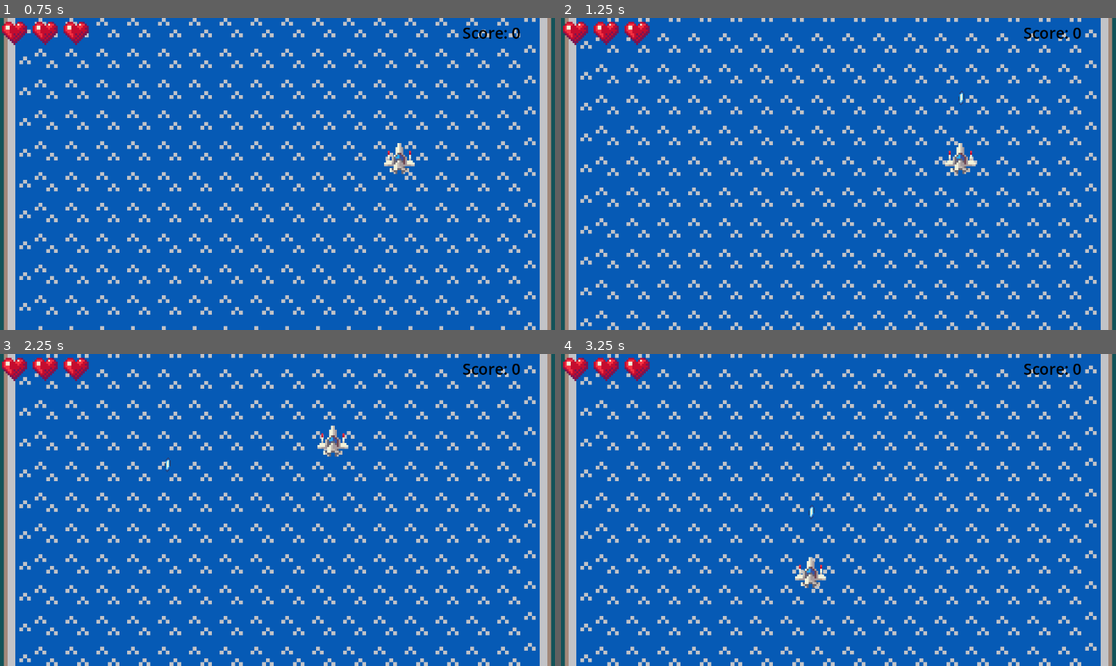
Above: before the commit, frames 1-4 (two rows, left to right).
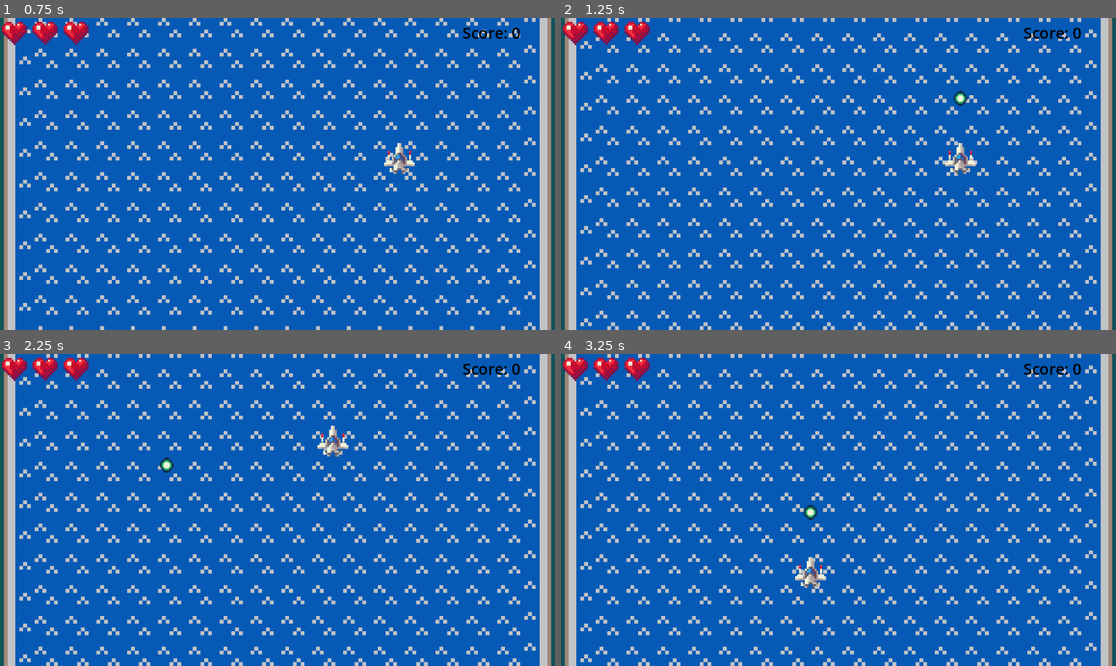
Above: after the commit, the same moments.

Repository: Dz373/ToyBoxJam2025
Game: Godot game, scene res://main.tscn
Same seed, same stepped clock (60 frames per second), same inputs: the game is played once before the commit and once after it.
Inputs (mouse positions are in pixels of both pictures, inside the frame that each line leads up to):
- Up to frame 1 (0.75 s): move the mouse to (399, 158) at 0.52 s
- Up to frame 2 (1.25 s): no input
- Up to frame 3 (2.25 s): move the mouse to (166, 525) at 1.27 s; move the mouse to (333, 441) at 2.02 s
- Up to frame 4 (3.25 s): move the mouse to (810, 572) at 2.77 s

Frame 1 is identical in both runs. In frame 2, less than 0.1% of the frame differs, in the area x 70-74%, y 23-29%; in frame 3, less than 0.1%; in frame 4, less than 0.1%.

Commit message:
explosion and tracker powerups

Diff:
--- a/Prefabs/enemy.tscn
+++ b/Prefabs/enemy.tscn
@@ -8,7 +8,7 @@
 
 [node name="Enemy" type="Node2D"]
 script = ExtResource("1_lgw76")
-up_percent = 0.2
+up_percent = 1.0
 
 [node name="Sprite2D" type="Sprite2D" parent="."]
 texture = ExtResource("2_t4g6b")
--- a/Prefabs/powerup.tscn
+++ b/Prefabs/powerup.tscn
@@ -19,8 +19,7 @@
 
 [node name="Powerup" type="Node2D" node_paths=PackedStringArray("sprites")]
 script = ExtResource("1_0ks08")
-speed = 100
-sprites = [NodePath("Sprites/Straight"), NodePath("Sprites/Side"), NodePath("Sprites/Diagonal")]
+sprites = [NodePath("Sprites/Straight"), NodePath("Sprites/Side"), NodePath("Sprites/Diagonal"), NodePath("Sprites/Explosion"), NodePath("Sprites/Tracker")]
 
 [node name="Sprites" type="Node2D" parent="."]
 scale = Vector2(0.75, 0.75)
@@ -82,6 +81,20 @@
 vframes = 16
 frame = 78
 
+[node name="Explosion" type="Sprite2D" parent="Sprites"]
+visible = false
+texture = ExtResource("2_j21wu")
+hframes = 16
+vframes = 16
+frame = 72
+
+[node name="Tracker" type="Sprite2D" parent="Sprites"]
+visible = false
+texture = ExtResource("2_j21wu")
+hframes = 16
+vframes = 16
+frame = 87
+
 [node name="Area2D" type="Area2D" parent="."]
 collision_layer = 16
 
--- a/Prefabs/ship.tscn
+++ b/Prefabs/ship.tscn
@@ -31,6 +31,7 @@
 autostart = true
 
 [node name="ExplosionTimer" type="Timer" parent="."]
+wait_time = 3.0
 autostart = true
 
 [node name="TrackerTimer" type="Timer" parent="."]
--- a/Scripts/enemy.gd
+++ b/Scripts/enemy.gd
@@ -36,4 +36,4 @@
 
 	if val < 10*up_percent:
 		power.position = position
-		get_parent().add_child(power)
+		game_manager.add_child(power)
--- a/Scripts/enemy_shooter.gd
+++ b/Scripts/enemy_shooter.gd
@@ -15,7 +15,7 @@
 	position += Vector2.DOWN * speed * delta
 
 func _on_timer_timeout() -> void:
-	var ship = get_parent().ship
+	var ship = game_manager.ship
 	var proj = bullet_prefab.instantiate()
 
 	var dir = (ship.position - position).normalized()
--- a/Scripts/game_manager.gd
+++ b/Scripts/game_manager.gd
@@ -23,6 +23,9 @@
 		if val > 600:
 			enemy_spawn_timer.wait_time = 1
 			hp_mult = 5
+		elif val > 90:
+			enemy_spawn_timer.wait_time = 3
+			hp_mult = 2
 		elif val > 30:
 			enemy_spawn_timer.wait_time = 4
 			can_spawn[1] = true
--- a/Scripts/powerup.gd
+++ b/Scripts/powerup.gd
@@ -1,16 +1,15 @@
 extends Node2D
 
-@export var speed : int
-@export var type_index : int
 @export var sprites : Array[Node2D]
 
+var speed = 100
+var type_index = 0
 var ship
 
 func _ready() -> void:
 	ship = get_parent().ship
 	type_index = randi_range(0, sprites.size()-1)
 	sprites[type_index].visible = true
-
 
 func _process(delta: float) -> void:
 	position += Vector2.DOWN * speed * delta
@@ -24,5 +23,9 @@
 			ship.side_shot.number += 1
 		2:
 			ship.diagonal_shot.number += 1
+		3:
+			ship.explosion_shot.number += 1
+		4:
+			ship.tracker_shot.number += 1
 
 	queue_free()
--- a/Scripts/ship.gd
+++ b/Scripts/ship.gd
@@ -26,6 +26,7 @@
 	tracker_shot = Projectile.new()
 
 	straight_shot.number = 1
+	tracker_shot.number = 1
 
 	bullet_prefab = preload("res://Prefabs/bullet.tscn")
 	explosion_prefab = preload("res://Prefabs/explosion.tscn")
